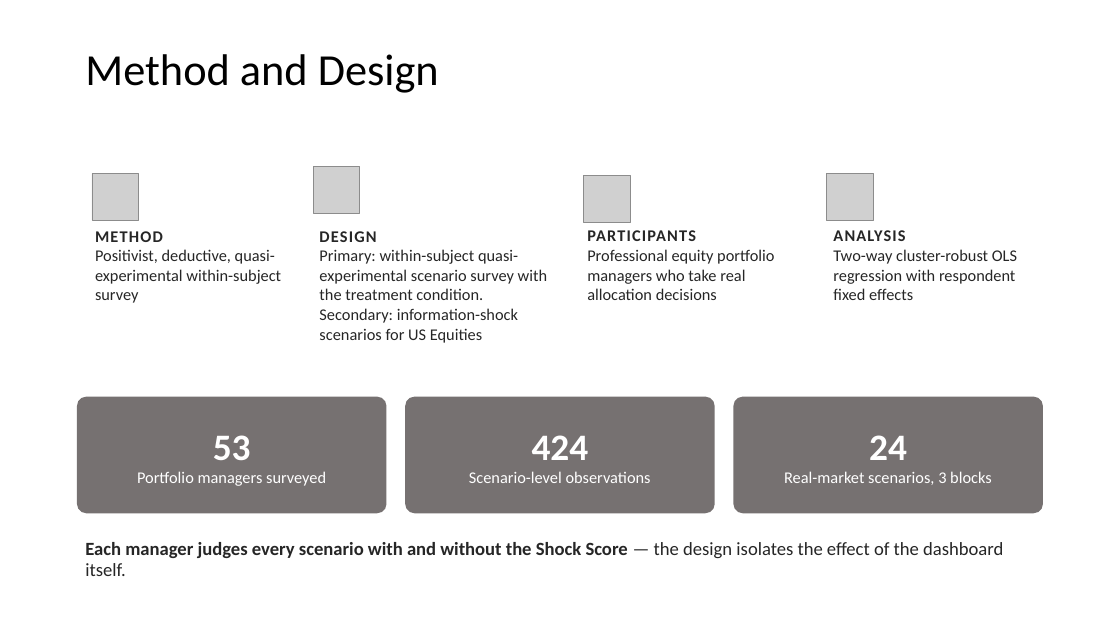
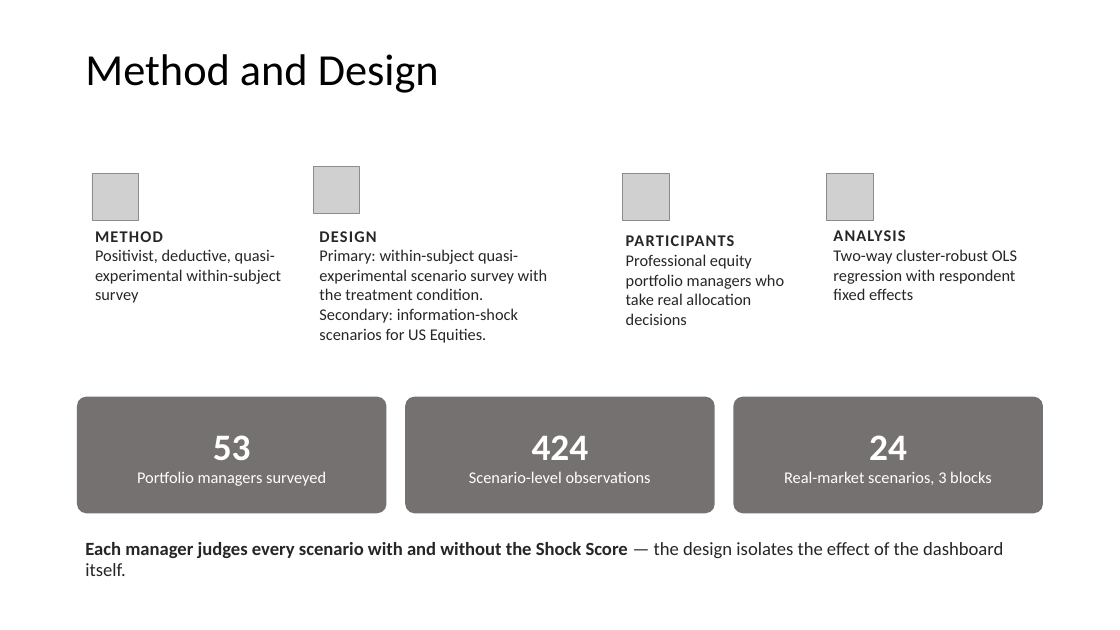
Before and after one commit to Amarows/thesis, a slide deck: slide 5 of documents/aliaksei_malashonak_sbs_thesis_defence.pptx. Drawn at 1120x630 pixels with LibreOffice and Linux fonts; fonts in the diff are those of the drawing; grey boxes stand for pictures; background and template pictures are left out. Boxes give left, top, right and bottom in pixels: in the first picture for what was removed or moved away, otherwise in the second. Text is boxed around its words. In the diff, an @@ line names an element or a change of style, - is before the commit and + after.

```diff
--- a/documents/aliaksei_malashonak_sbs_thesis_defence.pptx
+++ b/documents/aliaksei_malashonak_sbs_thesis_defence.pptx
@@ text "PARTICIPANTS" rewrapped from [587, 230, 774, 300] to [626, 235, 784, 325] @@
@@ picture: place and size @@
-picture at [583, 176, 630, 223]
+picture at [623, 174, 670, 221]
@@ text at [319, 308, 518, 343]: text changed @@
-Secondary: information-shock scenarios for US Equities
+Secondary: information-shock scenarios for US Equities.
```
Also in this commit, not shown: 18 other slides changed, 4 slides added, 2 slides removed.
